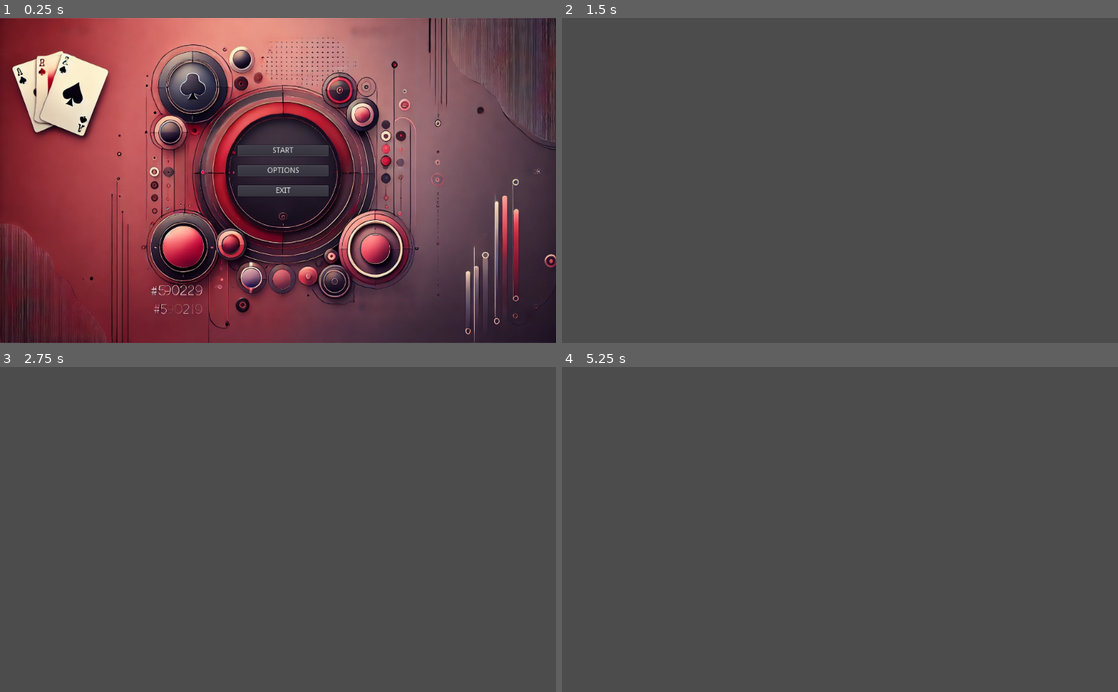
Above: before the commit, frames 1-4 (two rows, left to right).
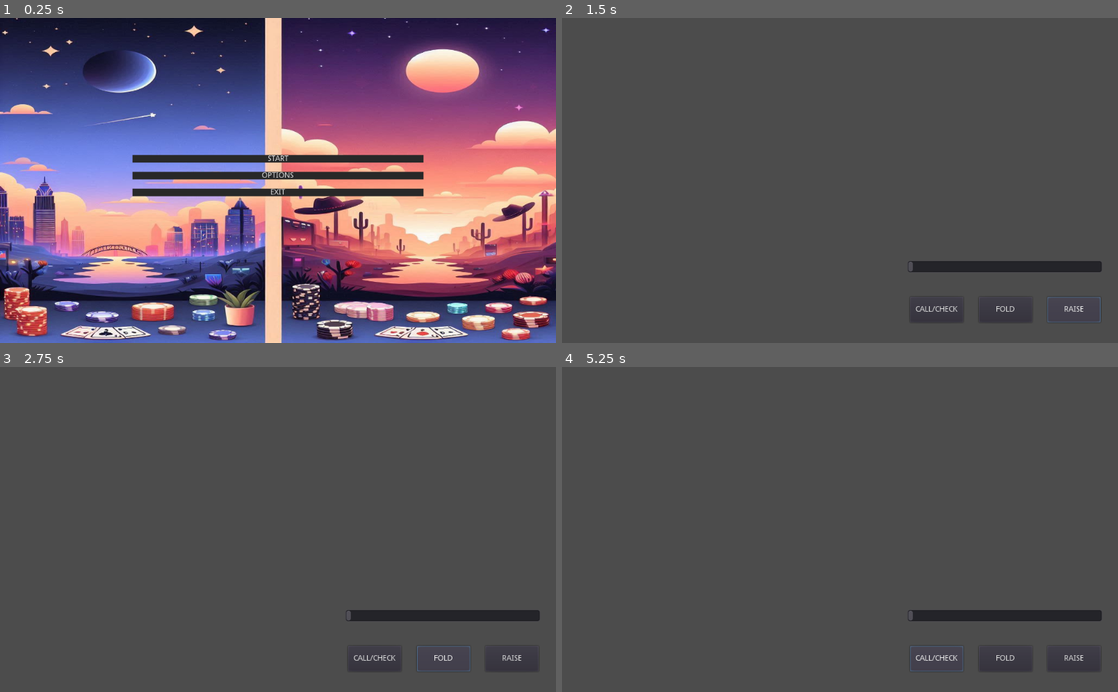
Above: after the commit, the same moments.

Repository: Jesusaez/PokerWithFriends_Game
Game: Godot game, scene res://escenas/Menu.tscn
Same seed, same stepped clock (60 frames per second), same inputs: the game is played once before the commit and once after it.
Inputs (mouse positions are in pixels of both pictures, inside the frame that each line leads up to):
- Up to frame 1 (0.25 s): no input
- Up to frame 2 (1.5 s): click "START" at 0.5 s; click (1073, 310) at 1.25 s, where only the run after the commit has a clickable "RAISE"
- Up to frame 3 (2.75 s): click (444, 659) at 2 s, where only the run after the commit has a clickable "FOLD"
- Up to frame 4 (5.25 s): click (934, 659) at 2.75 s, where only the run after the commit has a clickable "CALL/CHECK"; click (1073, 659) at 3.5 s, where only the run after the commit has a clickable "RAISE"; click (1006, 659) at 4.25 s, where only the run after the commit has a clickable "FOLD"; click (934, 659) at 5 s, where only the run after the commit has a clickable "CALL/CHECK"

The runs differ from the first frame. In frame 1, 97% of the frame differs, in the area x 0-100%, y 0-100%; in frame 2, 1.4%; in frame 3, 1.4%; in frame 4, 1.4%.

Commit message:
Cambio en Menu y Creacion de escenas Game, Opciones y Interfaz

Diff:
--- a/Scripts/Menu.gd
+++ b/Scripts/Menu.gd
@@ -3,7 +3,7 @@
 
 
 func _on_Play_pressed():
-	get_tree().change_scene("res://escenas/Game.tscn")
+	get_tree().change_scene("res://escenas/Gamse.tscn")
 
 
 func _on_Options_pressed():
--- a/escenas/Game.tscn
+++ /dev/null
@@ -1,3 +0,0 @@
-[gd_scene format=2]
-
-[node name="Game" type="Node2D"]
--- /dev/null
+++ b/escenas/Gamse.tscn
@@ -0,0 +1,9 @@
+[gd_scene load_steps=2 format=2]
+
+[ext_resource path="res://escenas/InterfazBets.tscn" type="PackedScene" id=1]
+
+[node name="Node2D" type="Node2D"]
+
+[node name="Control" parent="." instance=ExtResource( 1 )]
+anchor_left = 1.0
+anchor_top = 1.0
--- /dev/null
+++ b/escenas/InterfazBets.tscn
@@ -0,0 +1,36 @@
+[gd_scene format=2]
+
+[node name="Control" type="Control"]
+anchor_right = 1.0
+anchor_bottom = 1.0
+rect_pivot_offset = Vector2( -179, 142 )
+
+[node name="Button" type="Button" parent="."]
+margin_left = 894.0
+margin_top = 515.0
+margin_right = 992.0
+margin_bottom = 562.0
+rect_pivot_offset = Vector2( -980, -351 )
+text = "RAISE"
+
+[node name="Button2" type="Button" parent="."]
+margin_left = 768.0
+margin_top = 515.0
+margin_right = 866.0
+margin_bottom = 562.0
+rect_pivot_offset = Vector2( -980, -351 )
+text = "FOLD"
+
+[node name="Button3" type="Button" parent="."]
+margin_left = 641.0
+margin_top = 515.0
+margin_right = 739.0
+margin_bottom = 562.0
+rect_pivot_offset = Vector2( -980, -351 )
+text = "CALL/CHECK"
+
+[node name="HScrollBar" type="HScrollBar" parent="."]
+margin_left = 636.0
+margin_top = 448.0
+margin_right = 995.0
+margin_bottom = 470.0
--- a/escenas/Menu.tscn
+++ b/escenas/Menu.tscn
@@ -1,16 +1,39 @@
-[gd_scene load_steps=6 format=2]
+[gd_scene load_steps=14 format=2]
 
-[ext_resource path="res://Assets/menu/menu_background.webp" type="Texture" id=1]
+[ext_resource path="res://Assets/menu/OIG1 (1).jpeg" type="Texture" id=1]
 [ext_resource path="res://Scripts/Menu.gd" type="Script" id=2]
 
-[sub_resource type="StyleBoxFlat" id=1]
-bg_color = Color( 0, 0, 0, 0.227451 )
+[sub_resource type="Theme" id=4]
+
+[sub_resource type="StyleBoxFlat" id=5]
+bg_color = Color( 0, 0, 0, 0.780392 )
+
+[sub_resource type="StyleBoxFlat" id=6]
+bg_color = Color( 0.160784, 0.160784, 0.160784, 1 )
+
+[sub_resource type="InputEventKey" id=11]
+scancode = 16777221
+
+[sub_resource type="ShortCut" id=12]
+shortcut = SubResource( 11 )
 
 [sub_resource type="StyleBoxFlat" id=2]
-bg_color = Color( 0, 0, 0, 0.227451 )
+bg_color = Color( 0, 0, 0, 0.780392 )
+
+[sub_resource type="StyleBoxFlat" id=7]
+bg_color = Color( 0.160784, 0.160784, 0.160784, 1 )
 
 [sub_resource type="StyleBoxFlat" id=3]
-bg_color = Color( 0, 0, 0, 0.227451 )
+bg_color = Color( 0, 0, 0, 0.780392 )
+
+[sub_resource type="StyleBoxFlat" id=8]
+bg_color = Color( 0.160784, 0.160784, 0.160784, 1 )
+
+[sub_resource type="InputEventKey" id=9]
+scancode = 16777217
+
+[sub_resource type="ShortCut" id=10]
+shortcut = SubResource( 9 )
 
 [node name="Menu" type="Control"]
 anchor_right = 1.0
@@ -34,31 +57,38 @@
 anchor_top = 0.5
 anchor_right = 0.5
 anchor_bottom = 0.5
-margin_left = -74.0
-margin_top = -65.0
-margin_right = 93.0
-margin_bottom = 99.0
+margin_left = -268.0
+margin_top = -47.5
+margin_right = 268.0
+margin_bottom = 47.5
 custom_constants/separation = 17
 
 [node name="Play" type="Button" parent="VBoxContainer"]
-margin_right = 167.0
-margin_bottom = 20.0
-custom_styles/hover = SubResource( 1 )
+margin_right = 536.0
+margin_bottom = 14.0
+theme = SubResource( 4 )
+custom_styles/hover = SubResource( 5 )
+custom_styles/normal = SubResource( 6 )
+shortcut = SubResource( 12 )
 text = "START"
 
 [node name="Options" type="Button" parent="VBoxContainer"]
-margin_top = 37.0
-margin_right = 167.0
-margin_bottom = 57.0
+margin_top = 31.0
+margin_right = 536.0
+margin_bottom = 45.0
 custom_styles/hover = SubResource( 2 )
+custom_styles/normal = SubResource( 7 )
 text = "OPTIONS"
 
 [node name="Exit" type="Button" parent="VBoxContainer"]
-margin_top = 74.0
-margin_right = 167.0
-margin_bottom = 94.0
+margin_top = 62.0
+margin_right = 536.0
+margin_bottom = 76.0
 custom_styles/hover = SubResource( 3 )
+custom_styles/normal = SubResource( 8 )
+shortcut = SubResource( 10 )
 text = "EXIT"
+icon_align = 1
 
 [connection signal="pressed" from="VBoxContainer/Play" to="." method="_on_Play_pressed"]
 [connection signal="pressed" from="VBoxContainer/Options" to="." method="_on_Options_pressed"]
--- a/project.godot
+++ b/project.godot
@@ -10,13 +10,26 @@
 
 [application]
 
-config/name="Poker With Friends Game"
+config/name="Poker With Friends"
 run/main_scene="res://escenas/Menu.tscn"
 config/icon="res://icon.png"
+
+[display]
+
+window/size/borderless=true
+window/size/fullscreen=true
 
 [gui]
 
 common/drop_mouse_on_gui_input_disabled=true
+
+[input]
+
+Salir={
+"deadzone": 0.5,
+"events": [ Object(InputEventKey,"resource_local_to_scene":false,"resource_name":"","device":0,"alt":false,"shift":false,"control":false,"meta":false,"command":false,"pressed":false,"scancode":16777217,"physical_scancode":0,"unicode":0,"echo":false,"script":null)
+ ]
+}
 
 [physics]
 
Binary file added: Assets/menu/OIG1 (1).jpeg
Not shown, added: Assets/menu/OIG1 (1).jpeg.import
Binary file added: Assets/menu/OIG1.jpeg
Not shown, added: Assets/menu/OIG1.jpeg.import
Binary file changed: icon.png
